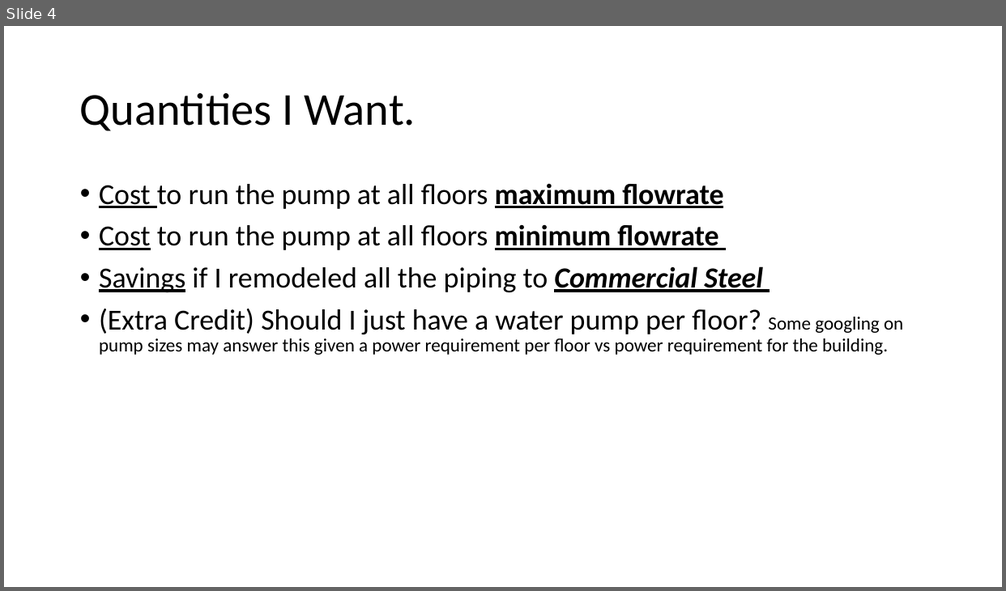
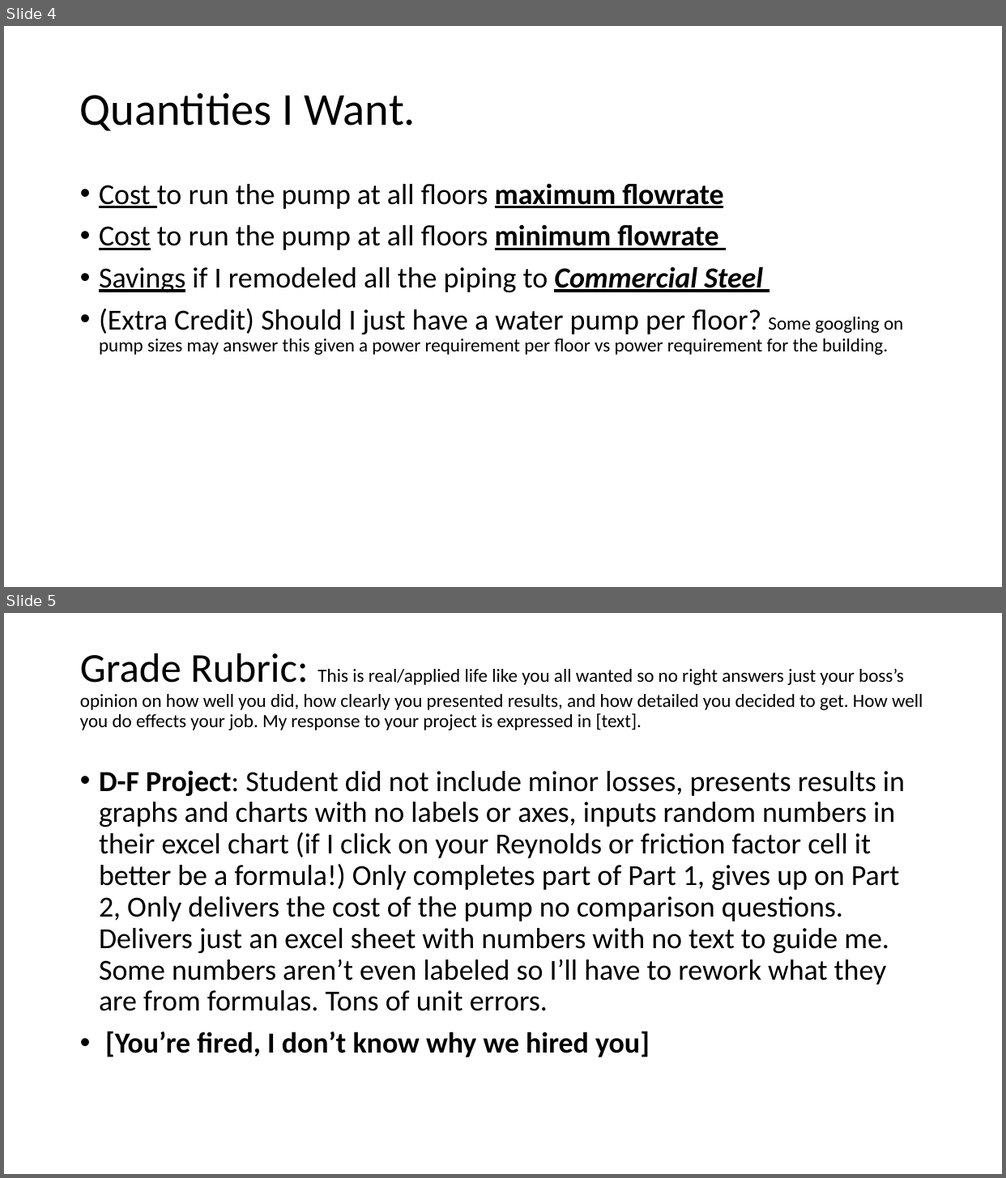
Before and after one commit to smohler/ME322-S20, a slide deck: projects/Project-1.pptx. Shown one above the other, each under a label of ours: slide 4 before the commit, slides 4 and 5 after it. The pictures are 1006x591 and 1006x1178 pixels, drawn with LibreOffice and Linux fonts; fonts in the diff are those of the drawing. Boxes give left, top, right and bottom in pixels: in the first picture for what was removed or moved away, otherwise in the second. Text is boxed around its words. In the diff, an @@ line names an element or a change of style, - is before the commit and + after.

Commit message:
updated project grade rubric/rules

```diff
--- a/projects/Project-1.pptx
+++ b/projects/Project-1.pptx
@@ slide 5 added at (4,613,1002,1174), background #FFFFFF @@
@@ title added at (80,669,923,730), 18 pt, text #000000 @@
+Grade Rubric: This is real/applied life like you all wanted so no right answers just your boss’s opinion on how well you did, how clearly you presented results, and how detailed you decided to get. How well you do effects your job. My response to your project is expressed in [text].
@@ text added at (99,770,905,1058), 28 pt, text #000000 @@
+• D-F Project: Student did not include minor losses, presents results in graphs and charts with no labels or axes, inputs random numbers in their excel chart (if I click on your Reynolds or friction factor cell it better be a formula!) Only completes part of Part 1, gives up on Part 2, Only delivers the cost of the pump no comparison questions. Delivers just an excel sheet with numbers with no text to guide me. Some numbers aren’t even labeled so I’ll have to rework what they are from formulas. Tons of unit errors.
+• [You’re fired, I don’t know why we hired you]
```
Also in this commit, not shown: 2 slides changed, 6 other slides added, 1 other file.
